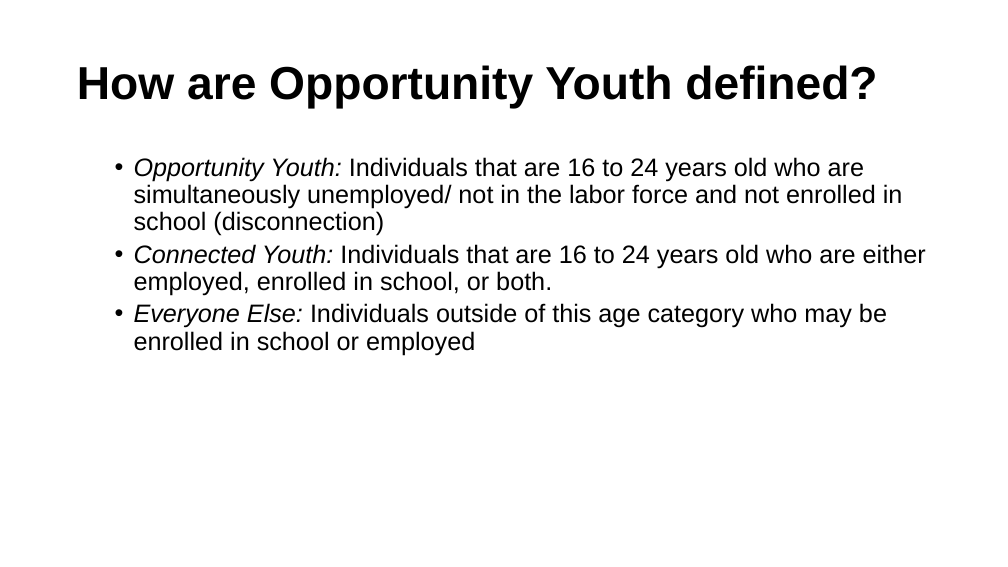
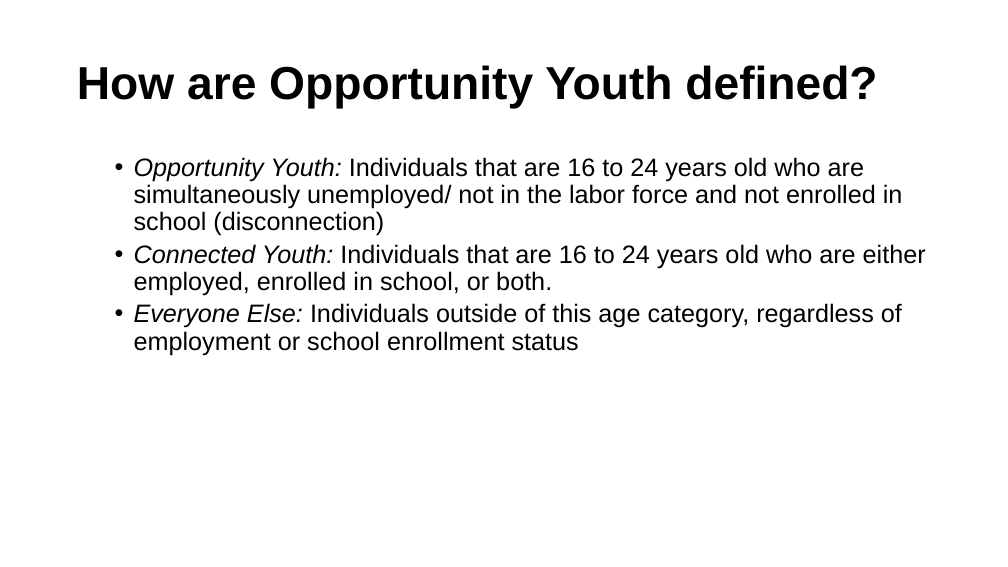
Before and after one commit to ucdiegorubi/oy_census_analysis, a slide deck: slide 6 of create_powerpoint/household_structure_estimates.pptx. Drawn at 1008x567 pixels with LibreOffice and Linux fonts; fonts in the diff are those of the drawing; background and template pictures are left out. Boxes give left, top, right and bottom in pixels: in the first picture for what was removed or moved away, otherwise in the second. Text is boxed around its words. In the diff, an @@ line names an element or a change of style, - is before the commit and + after.

```diff
--- a/create_powerpoint/household_structure_estimates.pptx
+++ b/create_powerpoint/household_structure_estimates.pptx
@@ text at [134,303,902,355]: text changed @@
-  • Everyone Else: Individuals outside of this age category who may be enrolled in school or employed
+  • Everyone Else: Individuals outside of this age category, regardless of employment or school enrollment status
```
Also in this commit, not shown: 11 other slides changed, 3 slides removed, 7 other files.
